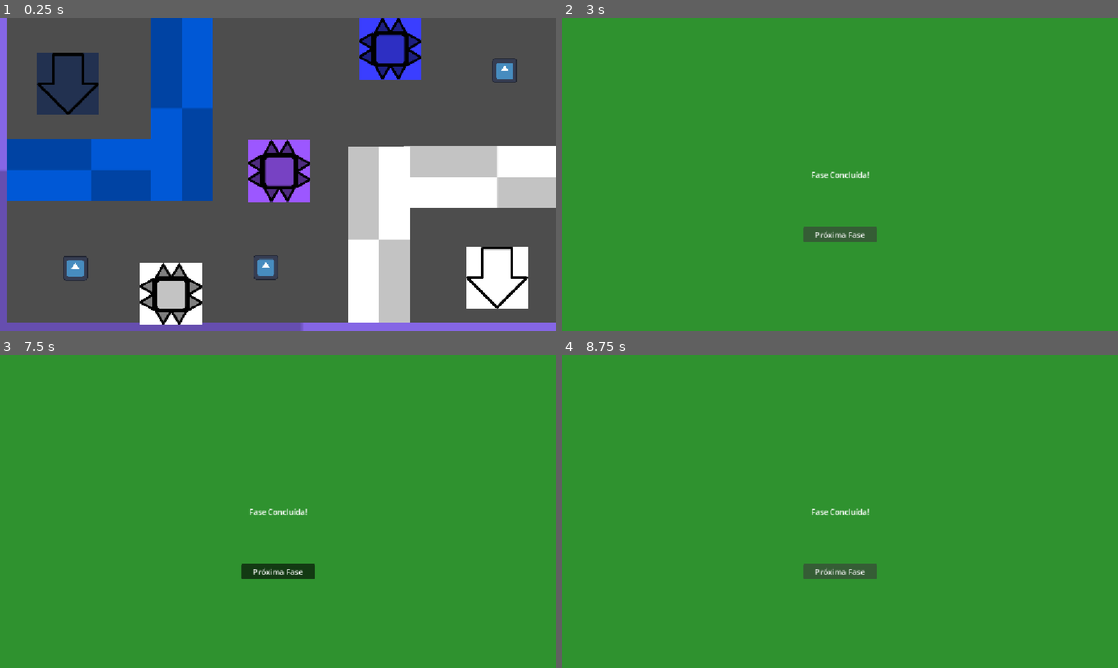
Above: before the commit, frames 1-4 (two rows, left to right).
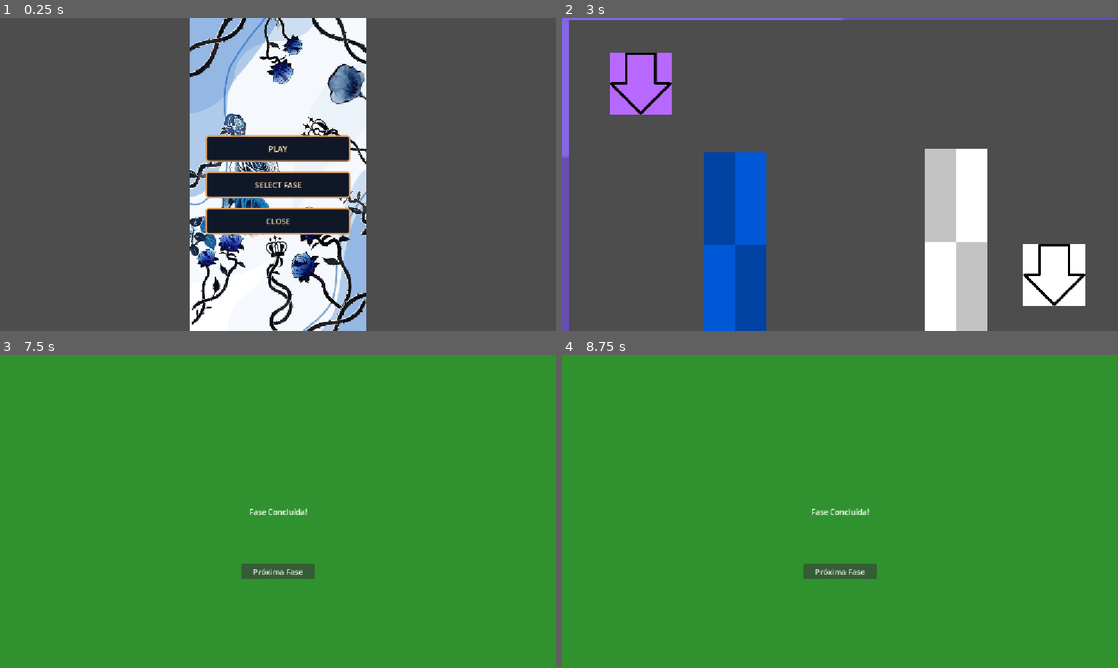
Above: after the commit, the same moments.

Repository: Equipe-Plasma/Switch-Shadow
Game: Godot game, scene res://menu/menu_principal.tscn
Same seed, same stepped clock (60 frames per second), same inputs: the game is played once before the commit and once after it. Before the commit the project starts from res://fase/fase 1/fase_1.tscn. The engine's default icon, where the game draws it, is replaced by a stand-in: a white triangle on a blue panel in a dark square.
Inputs (mouse positions are in pixels of both pictures, inside the frame that each line leads up to):
- Up to frame 1 (0.25 s): no input
- Up to frame 2 (3 s): click (840, 183) at 0.5 s, where only the run after the commit has a clickable "SELECT FASE"; click (840, 190) at 1.25 s, where only the run after the commit has a clickable "FASE 1"; tap Enter (proxima_fase) at 2 s; hold D (mover_direita) 2.03-2.75 s; hold Enter (proxima_fase) 2.03-2.75 s; click "Próxima Fase" at 2.75 s
- Up to frame 3 (7.5 s): tap Space (trocar_sombra) at 3.5, 6.5, 6.6 s; hold S (mover_baixo) 3.53-4.28 s; tap Enter (proxima_fase) at 3.6, 4.25, 4.55, 5.1, 5.75, 6.8 s; hold D (mover_direita) 4.28-5.03 s; hold Space (trocar_sombra) 4.28-5.03 s; hold W (mover_cima) 5.03-5.78 s; hold Enter (proxima_fase) 5.78-6.53 s; hold A (mover_esquerda) 5.78-7.28 s; hold S (mover_baixo) from 7.28 s (still down); hold Enter (proxima_fase) from 7.28 s (still down)
- Up to frame 4 (8.75 s): release S (mover_baixo) at 8.03 s; release Enter (proxima_fase) at 8.03 s; hold D (mover_direita) from 8.03 s (still down); tap Enter (proxima_fase) at 8.1 s

The runs differ from the first frame. In frame 1, 62% of the frame differs, in the area x 0-100%, y 0-100%; in frame 2, 99%; in frame 3, 0.6%; in frame 4, nothing differs.

Commit message:
Atualização de versão da Jam
Menu pronto
Correção no menu de vitoria para puder de fase

Diff:
--- a/fase/fase 1/fase_1.gd
+++ b/fase/fase 1/fase_1.gd
@@ -6,6 +6,7 @@
 var total_itens: int = 0
 
 func _ready() -> void:
+	Global.registrar_fase(scene_file_path)
 	# Salva o caminho desta fase no nosso script global
 	Global.ultima_fase = scene_file_path
 
--- a/fase/fase 2/fase_2.gd
+++ b/fase/fase 2/fase_2.gd
@@ -1,7 +1,10 @@
 extends Node2D
 
 @onready var player: CharacterBody2D = $Player
-@onready var sombra: CharacterBody2D = $Sombra
+@onready var sombra: CharacterBody2D = $SombraReversa
+
+func _ready() -> void:
+	Global.registrar_fase(scene_file_path)
 
 func _unhandled_input(event: InputEvent) -> void:
 	# Quando o jogador apertar o botão de troca (ESPAÇO)
--- a/global.gd
+++ b/global.gd
@@ -2,3 +2,32 @@
 
 # Variável para guardar o caminho da última fase jogada
 var ultima_fase: String = ""
+
+var fases: Array[String] = [
+	"res://fase/fase 1/fase_1.tscn",
+    "res://fase/fase 2/fase_2.tscn"
+]
+
+var fase_atual: int = 0
+
+func iniciar_fase(indice: int) -> void:
+	if indice < 0 or indice >= fases.size():
+		push_error("Fase inválida!")
+		return
+
+	fase_atual = indice
+	ultima_fase = fases[indice]
+	get_tree().change_scene_to_file(ultima_fase)
+
+func proxima_fase() -> void:
+	if fase_atual + 1 < fases.size():
+		iniciar_fase(fase_atual + 1)
+	else:
+		print("Todas as fases foram concluídas!")
+
+func registrar_fase(caminho: String) -> void:
+	var indice = fases.find(caminho)
+
+	if indice != -1:
+		fase_atual = indice
+		ultima_fase = caminho
--- /dev/null
+++ b/menu/menu_principal.gd
@@ -0,0 +1,32 @@
+
+extends Control
+
+const FASE_1 = "res://fase/fase 1/fase_1.tscn"
+const FASE_2 = "res://fase/fase 2/fase_2.tscn"
+
+@onready var selecao_fases = $CenterContainer/VBoxContainer/SelecaoFases
+
+func _ready() -> void:
+	selecao_fases.hide()
+
+func _on_botao_jogar_pressed() -> void:
+	Global.iniciar_fase(0)
+
+func _on_botao_selecionar_pressed() -> void:
+	selecao_fases.visible = not selecao_fases.visible
+
+func _on_botao_fase_1_pressed() -> void:
+	abrir_fase(FASE_1)
+
+func _on_botao_fase_2_pressed() -> void:
+	abrir_fase(FASE_2)
+
+func _on_botao_sair_pressed() -> void:
+	get_tree().quit()
+
+func abrir_fase(caminho: String) -> void:
+	Global.ultima_fase = caminho
+	var erro = get_tree().change_scene_to_file(caminho)
+
+	if erro != OK:
+		push_error("Erro ao carregar a fase: " + caminho)
--- /dev/null
+++ b/menu/menu_principal.tscn
@@ -0,0 +1,184 @@
+[gd_scene format=3 uid="uid://s0ypfvps41r1"]
+
+[ext_resource type="Script" uid="uid://dlpmtc7rdedku" path="res://menu/menu_principal.gd" id="1_yo6f2"]
+[ext_resource type="Texture2D" uid="uid://btlxuq24vlrsp" path="res://assets/baixados (8).jpg" id="2_cme23"]
+
+[sub_resource type="StyleBoxFlat" id="StyleBoxFlat_yf5fn"]
+content_margin_left = 12.0
+content_margin_top = 12.0
+content_margin_right = 12.0
+content_margin_bottom = 12.0
+bg_color = Color(0.0627451, 0.09411765, 0.15294118, 1)
+border_width_left = 3
+border_width_top = 3
+border_width_right = 3
+border_width_bottom = 3
+border_color = Color(0.8509804, 0.6039216, 0.38431373, 1)
+corner_radius_top_left = 6
+corner_radius_top_right = 6
+corner_radius_bottom_right = 6
+corner_radius_bottom_left = 6
+
+[sub_resource type="StyleBoxFlat" id="StyleBoxFlat_2j2di"]
+bg_color = Color(0.14509805, 0.22352941, 0.2901961, 1)
+
+[sub_resource type="StyleBoxFlat" id="StyleBoxFlat_57qmd"]
+content_margin_left = 12.0
+content_margin_top = 12.0
+content_margin_right = 12.0
+content_margin_bottom = 12.0
+bg_color = Color(0.0627451, 0.09411765, 0.15294118, 1)
+border_width_left = 3
+border_width_top = 3
+border_width_right = 3
+border_width_bottom = 3
+border_color = Color(0.8509804, 0.6039216, 0.38431373, 1)
+corner_radius_top_left = 6
+corner_radius_top_right = 6
+corner_radius_bottom_right = 6
+corner_radius_bottom_left = 6
+
+[sub_resource type="StyleBoxFlat" id="StyleBoxFlat_33x8s"]
+bg_color = Color(0.14509805, 0.22352941, 0.2901961, 1)
+
+[sub_resource type="StyleBoxFlat" id="StyleBoxFlat_d0u6y"]
+content_margin_left = 12.0
+content_margin_top = 12.0
+content_margin_right = 12.0
+content_margin_bottom = 12.0
+bg_color = Color(0.0627451, 0.09411765, 0.15294118, 1)
+border_width_left = 3
+border_width_top = 3
+border_width_right = 3
+border_width_bottom = 3
+border_color = Color(0.8509804, 0.6039216, 0.38431373, 1)
+corner_radius_top_left = 6
+corner_radius_top_right = 6
+corner_radius_bottom_right = 6
+corner_radius_bottom_left = 6
+
+[sub_resource type="StyleBoxFlat" id="StyleBoxFlat_5s0fj"]
+bg_color = Color(0.14509805, 0.22352941, 0.2901961, 1)
+
+[sub_resource type="StyleBoxFlat" id="StyleBoxFlat_3gngh"]
+content_margin_left = 12.0
+content_margin_top = 12.0
+content_margin_right = 12.0
+content_margin_bottom = 12.0
+bg_color = Color(0.0627451, 0.09411765, 0.15294118, 1)
+border_width_left = 3
+border_width_top = 3
+border_width_right = 3
+border_width_bottom = 3
+border_color = Color(0.8509804, 0.6039216, 0.38431373, 1)
+corner_radius_top_left = 6
+corner_radius_top_right = 6
+corner_radius_bottom_right = 6
+corner_radius_bottom_left = 6
+
+[sub_resource type="StyleBoxFlat" id="StyleBoxFlat_p1u0y"]
+bg_color = Color(0.14509805, 0.22352941, 0.2901961, 1)
+
+[sub_resource type="StyleBoxFlat" id="StyleBoxFlat_fcnqv"]
+content_margin_left = 12.0
+content_margin_top = 12.0
+content_margin_right = 12.0
+content_margin_bottom = 12.0
+bg_color = Color(0.0627451, 0.09411765, 0.15294118, 1)
+border_width_left = 3
+border_width_top = 3
+border_width_right = 3
+border_width_bottom = 3
+border_color = Color(0.8509804, 0.6039216, 0.38431373, 1)
+corner_radius_top_left = 6
+corner_radius_top_right = 6
+corner_radius_bottom_right = 6
+corner_radius_bottom_left = 6
+
+[sub_resource type="StyleBoxFlat" id="StyleBoxFlat_7numd"]
+bg_color = Color(0.14509805, 0.22352941, 0.2901961, 1)
+
+[node name="MenuPrincipal" type="Control" unique_id=1052038873]
+layout_mode = 3
+anchors_preset = 15
+anchor_right = 1.0
+anchor_bottom = 1.0
+grow_horizontal = 2
+grow_vertical = 2
+script = ExtResource("1_yo6f2")
+
+[node name="Background" type="TextureRect" parent="." unique_id=1285196239]
+layout_mode = 1
+anchors_preset = 15
+anchor_right = 1.0
+anchor_bottom = 1.0
+grow_horizontal = 2
+grow_vertical = 2
+mouse_filter = 2
+texture = ExtResource("2_cme23")
+expand_mode = 1
+stretch_mode = 5
+
+[node name="CenterContainer" type="CenterContainer" parent="." unique_id=1756074260]
+layout_mode = 1
+anchors_preset = 15
+anchor_right = 1.0
+anchor_bottom = 1.0
+grow_horizontal = 2
+grow_vertical = 2
+
+[node name="VBoxContainer" type="VBoxContainer" parent="CenterContainer" unique_id=490604499]
+layout_mode = 2
+theme_override_constants/separation = 20
+
+[node name="Titulo" type="Label" parent="CenterContainer/VBoxContainer" unique_id=1138475736]
+layout_mode = 2
+
+[node name="BotaoJogar" type="Button" parent="CenterContainer/VBoxContainer" unique_id=232172627]
+custom_minimum_size = Vector2(300, 55)
+layout_mode = 2
+theme_override_colors/font_color = Color(1, 0.8980392, 0.7411765, 1)
+theme_override_styles/normal = SubResource("StyleBoxFlat_yf5fn")
+theme_override_styles/hover = SubResource("StyleBoxFlat_2j2di")
+text = "PLAY"
+
+[node name="BotaoSelecionar" type="Button" parent="CenterContainer/VBoxContainer" unique_id=1276524468]
+custom_minimum_size = Vector2(300, 55)
+layout_mode = 2
+theme_override_colors/font_color = Color(1, 0.8980392, 0.7411765, 1)
+theme_override_styles/normal = SubResource("StyleBoxFlat_57qmd")
+theme_override_styles/hover = SubResource("StyleBoxFlat_33x8s")
+text = "SELECT FASE"
+
+[node name="SelecaoFases" type="VBoxContainer" parent="CenterContainer/VBoxContainer" unique_id=614763867]
+layout_mode = 2
+
+[node name="BotaoFase1" type="Button" parent="CenterContainer/VBoxContainer/SelecaoFases" unique_id=768868041]
+custom_minimum_size = Vector2(300, 55)
+layout_mode = 2
+theme_override_colors/font_color = Color(1, 0.8980392, 0.7411765, 1)
+theme_override_styles/normal = SubResource("StyleBoxFlat_d0u6y")
+theme_override_styles/hover = SubResource("StyleBoxFlat_5s0fj")
+text = "FASE 1"
+
+[node name="BotaoFase2" type="Button" parent="CenterContainer/VBoxContainer/SelecaoFases" unique_id=1837222053]
+custom_minimum_size = Vector2(300, 55)
+layout_mode = 2
+theme_override_colors/font_color = Color(1, 0.8980392, 0.7411765, 1)
+theme_override_styles/normal = SubResource("StyleBoxFlat_3gngh")
+theme_override_styles/hover = SubResource("StyleBoxFlat_p1u0y")
+text = "FASE 2"
+
+[node name="BotaoSair" type="Button" parent="CenterContainer/VBoxContainer" unique_id=38665993]
+custom_minimum_size = Vector2(300, 55)
+layout_mode = 2
+theme_override_colors/font_color = Color(1, 0.8980392, 0.7411765, 1)
+theme_override_styles/normal = SubResource("StyleBoxFlat_fcnqv")
+theme_override_styles/hover = SubResource("StyleBoxFlat_7numd")
+text = "CLOSE"
+
+[connection signal="pressed" from="CenterContainer/VBoxContainer/BotaoJogar" to="." method="_on_botao_jogar_pressed"]
+[connection signal="pressed" from="CenterContainer/VBoxContainer/BotaoSelecionar" to="." method="_on_botao_selecionar_pressed"]
+[connection signal="pressed" from="CenterContainer/VBoxContainer/SelecaoFases/BotaoFase1" to="." method="_on_botao_fase_1_pressed"]
+[connection signal="pressed" from="CenterContainer/VBoxContainer/SelecaoFases/BotaoFase2" to="." method="_on_botao_fase_2_pressed"]
+[connection signal="pressed" from="CenterContainer/VBoxContainer/BotaoSair" to="." method="_on_botao_sair_pressed"]
--- a/project.godot
+++ b/project.godot
@@ -11,7 +11,7 @@
 [application]
 
 config/name="thatGameJam"
-run/main_scene="uid://ku2qhciexdrr"
+run/main_scene="uid://s0ypfvps41r1"
 config/features=PackedStringArray("4.7", "Forward Plus")
 config/icon="res://assets/icon.svg"
 
--- a/telas/tela_vitoria/tela_vitoria.gd
+++ b/telas/tela_vitoria/tela_vitoria.gd
@@ -4,7 +4,4 @@
 @export_file("*.tscn") var proxima_fase: String
 
 func _on_botao_proxima_fase_pressed() -> void:
-	if proxima_fase != "":
-		get_tree().change_scene_to_file(proxima_fase)
-	else:
-		print("Próxima fase não configurada!")
+	Global.proxima_fase()
Binary file added: assets/baixados (8).jpg
Not shown, added: assets/baixados (8).jpg.import
Not shown, added: menu/menu_principal.gd.uid
